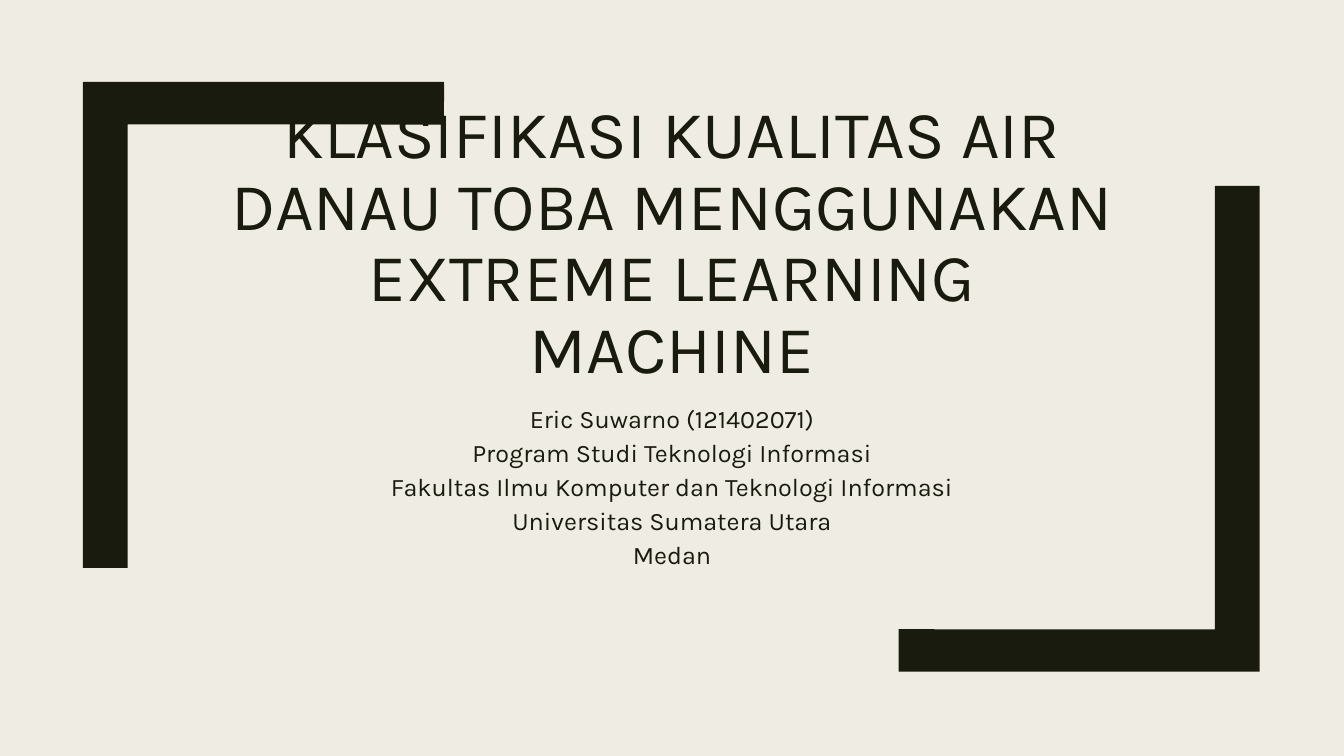
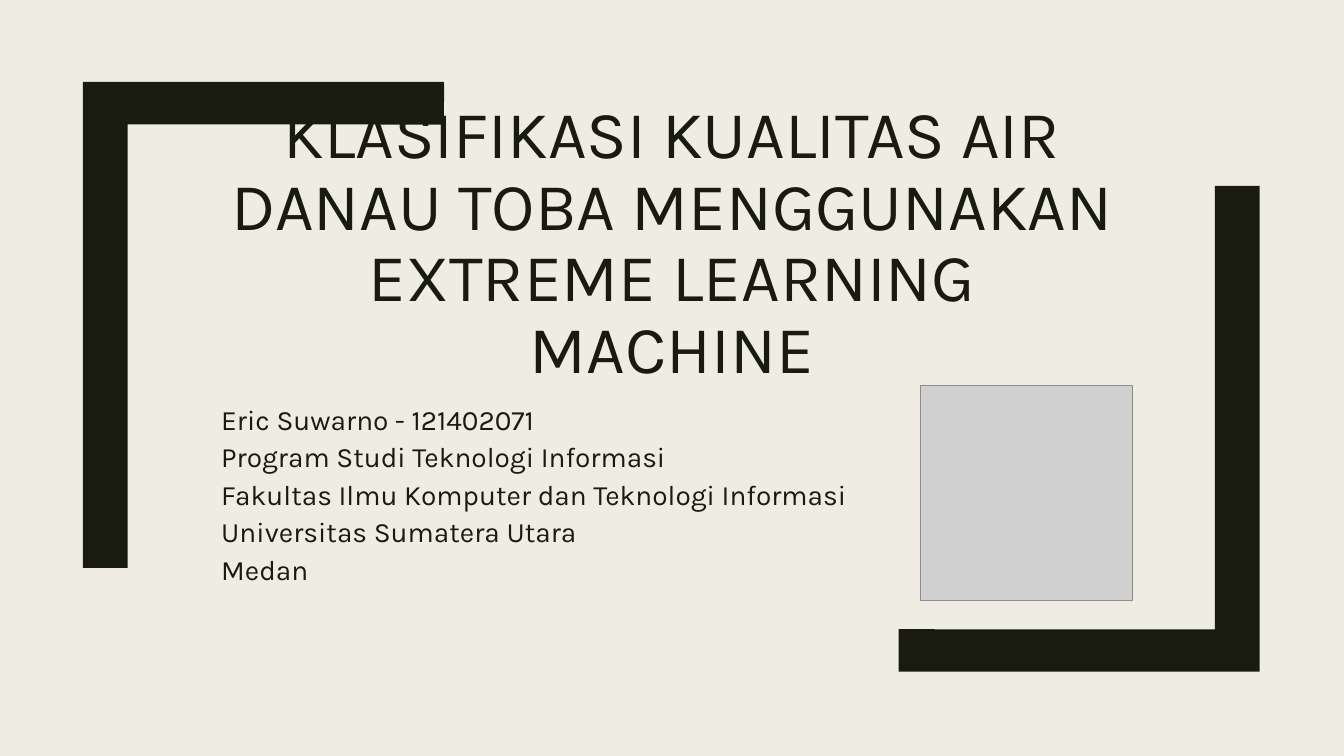
Before and after one commit to wjh94/dokumen-t-a, a slide deck: slide 1 of 121402071.pptx. Drawn at 1344x756 pixels with LibreOffice and Linux fonts; fonts in the diff are those of the drawing; grey boxes stand for pictures. Boxes give left, top, right and bottom in pixels: in the first picture for what was removed or moved away, otherwise in the second. Text is boxed around its words. In the diff, an @@ line names an element or a change of style, - is before the commit and + after.

```diff
--- a/121402071.pptx
+++ b/121402071.pptx
@@ picture added at (921,386,1132,601) @@
@@ subtitle "Eric Suwarno - 121402071": place and size @@
-subtitle "Eric Suwarno - 121402071" at (391,410,952,565)
+subtitle "Eric Suwarno - 121402071" at (221,411,847,581)
@@ subtitle at (221,411,534,431): text changed; size 18 to 20 pt @@
-Eric Suwarno (121402071)
+Eric Suwarno - 121402071
@@ subtitle at (221,447,847,581): size 18 to 20 pt in "Program Studi Teknologi Informasi", "Fakultas Ilmu Komputer dan Teknologi Informasi", "Universitas Sumatera Utara", "Medan"; alignment centre to left @@
```
Also in this commit, not shown: 1 other slide changed.
